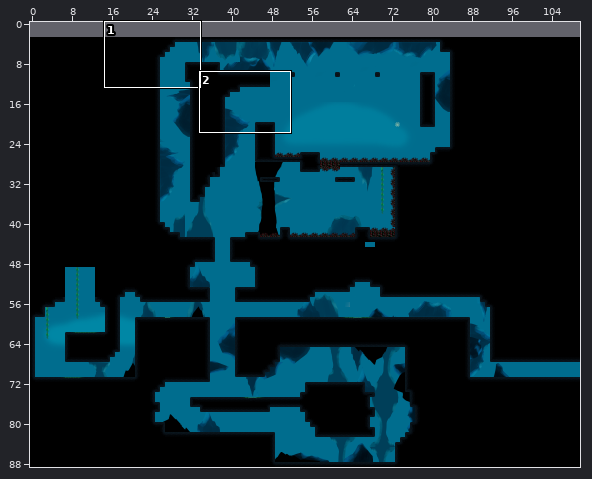
Two versions of a level (Tiled map, Output/Assets/Maps/Map13.tmx). Above: a wide view before the commit, with the close-up outlined.
Close-up. As it was:
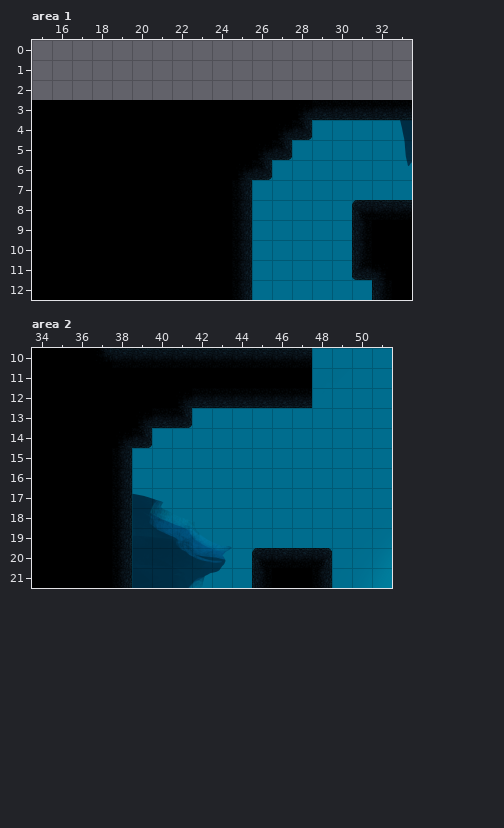
Cells are 64x64 px. Shown: area 1 x 15..33, y 0..12; area 2 x 34..51, y 10..21. The commit also changed other parts of the map, which this record leaves out. The old version is drawn lined up with the new one.
The result:
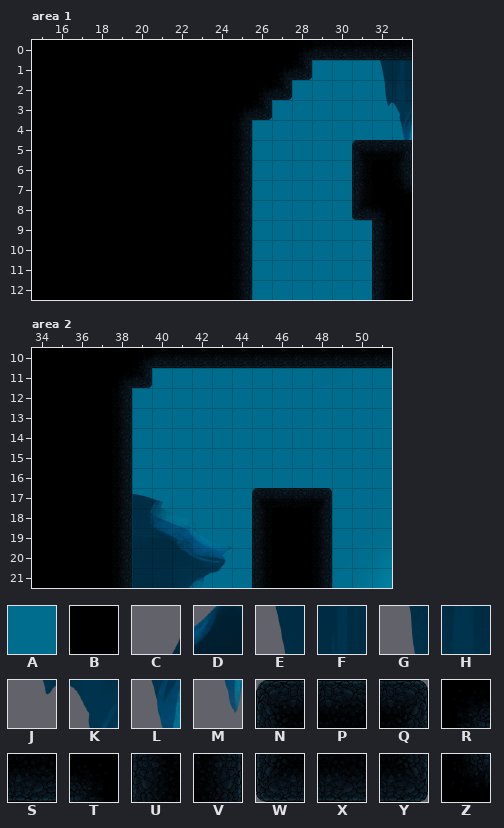
Key: from "Fondo_cueva": A 0; from "piedras_columnas0": B 1; from "rocas2": C 91, D 93; from "rocas3": E 210, F 211, G 240, H 241, J 270, K 271, L 301, M 331; from "tiles_cave": N 0, P 1, Q 2, R 3, S 4, T 5, U 10, V 12, W 20, X 21, Y 22, Z 23.
_ is an empty cell.
Difference:
map size 110x86 -> 110x89 cells (old content now starts at 0,3; both pictures use the new coordinates)
Layer "Background", area 1:
The edit adds tile A in row 1 at x 28 to 32; in row 2 at x 27 to 32.
Layer "Layer_3", area 1:
The edit adds tile E in row 1 at x 32.
The edit adds tile F in row 1 at x 33.
The edit adds tile G in row 2 at x 32.
The edit adds tile H in row 2 at x 33.
The edit adds tile J in row 3 at x 32.
The edit adds tile K in row 3 at x 33.
Tile E gives way to tile L in row 4 at x 33.
Tile G gives way to tile M in row 5 at x 33.
The edit erases tile J in row 6 at x 33.
Layer "Layer_1", area 1:
The edit adds tile C in row 5 at x 31.
The edit adds tile D in row 5 at x 33.
Layer "Platforms", area 1:
Tile P gives way to tile B in row 8 at x 33.
The edit adds tile B in row 0 at x 15 to 27; in row 1 at x 15 to 26; in row 2 at x 15 to 25; in rows 6 to 7 at x 32.
The edit adds tile N in row 5 at x 31.
The edit adds tile P in row 5 at x 32.
The edit adds tile Q in row 5 at x 33.
Tile B gives way to tile R in row 3 at x 25.
The edit adds tile R in row 0 at x 28; in row 1 at x 27; in row 2 at x 26.
Tile P gives way to tile T in row 8 at x 32.
Tile B gives way to tile U in rows 9 to 10 at x 32.
Tile T gives way to tile U in row 11 at x 32.
The edit adds tile U in rows 6 to 7 at x 31.
Tile B gives way to tile V in rows 4 to 5 at x 25.
Tile R gives way to tile V in row 6 at x 25.
The edit adds tile V in row 6 at x 33.
Tile N gives way to tile W in row 8 at x 31.
The edit adds tile X in row 0 at x 29 to 33.
Tile B gives way to tile Y in row 3 at x 26.
The edit adds tile Y in row 1 at x 28; in row 2 at x 27.
The edit adds tile Z in row 7 at x 33.
The edit erases tile B in row 3 at x 27; in row 4 at x 26.
The edit erases tile R in row 3 at x 28; in row 4 at x 27; in row 5 at x 26.
The edit erases tile U in rows 9 to 10 at x 31.
The edit erases tile W in row 11 at x 31.
The edit erases tile X in row 3 at x 29 to 33.
The edit erases tile Y in row 4 at x 28; in row 5 at x 27; in row 6 at x 26.
Layer "Platforms", area 2:
Tile P gives way to tile B in row 10 at x 38; in row 20 at x 46 to 47.
Tile Z gives way to tile B in row 10 at x 37.
The edit adds tile B in rows 18 to 19 at x 46 to 47.
The edit adds tile N in row 17 at x 45.
The edit adds tile P in row 17 at x 46 to 47.
The edit adds tile Q in row 17 at x 48.
Tile B gives way to tile R in row 11 at x 38.
Tile P gives way to tile R in row 10 at x 39.
Tile P gives way to tile S in row 10 at x 41 to 47.
The edit adds tile S in row 10 at x 48 to 51.
Tile N gives way to tile U in row 20 at x 45.
The edit adds tile U in rows 18 to 19 at x 45.
Tile B gives way to tile V in rows 12 to 13 at x 38.
Tile Q gives way to tile V in row 20 at x 48.
Tile R gives way to tile V in row 14 at x 38.
The edit adds tile V in rows 18 to 19 at x 48.
Tile P gives way to tile X in row 10 at x 40.
Tile B gives way to tile Y in row 11 at x 39.
The edit erases tile B in row 11 at x 40 to 47; in row 12 at x 39 to 40.
The edit erases tile R in row 12 at x 41; in row 13 at x 39.
The edit erases tile X in row 12 at x 42 to 47; in row 13 at x 40.
The edit erases tile Y in row 13 at x 41; in row 14 at x 39.
Pixel boxes of the changes (left, top, right, bottom) in both close-ups:
changed: (32, 40, 412, 280)
changed: (97, 348, 392, 448)
changed: (252, 488, 332, 568)
